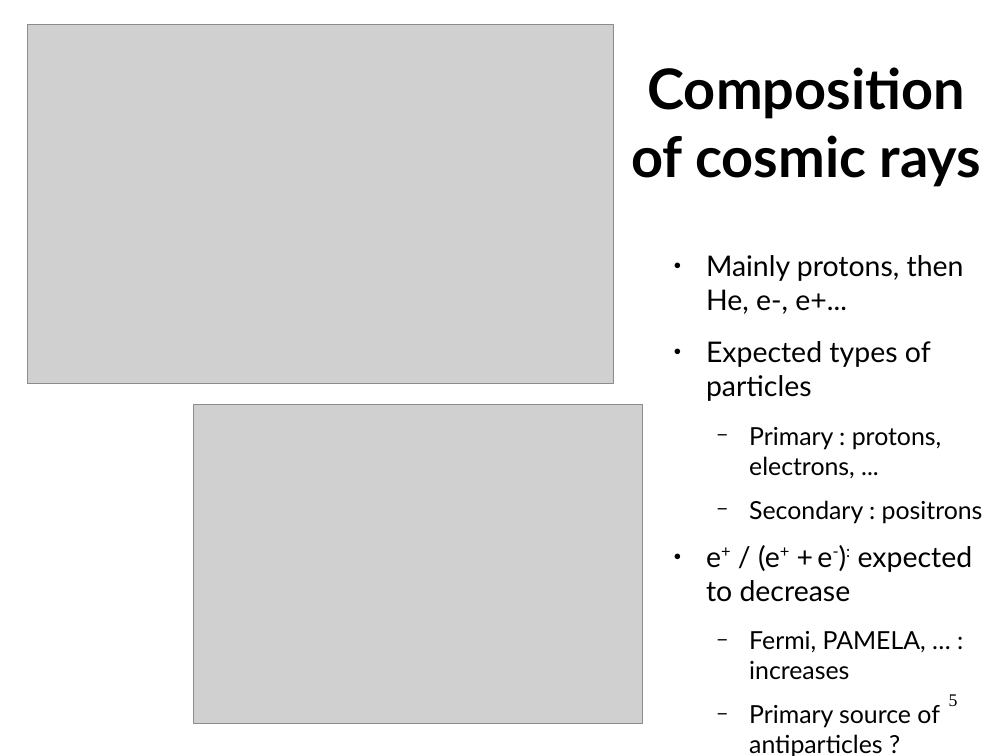
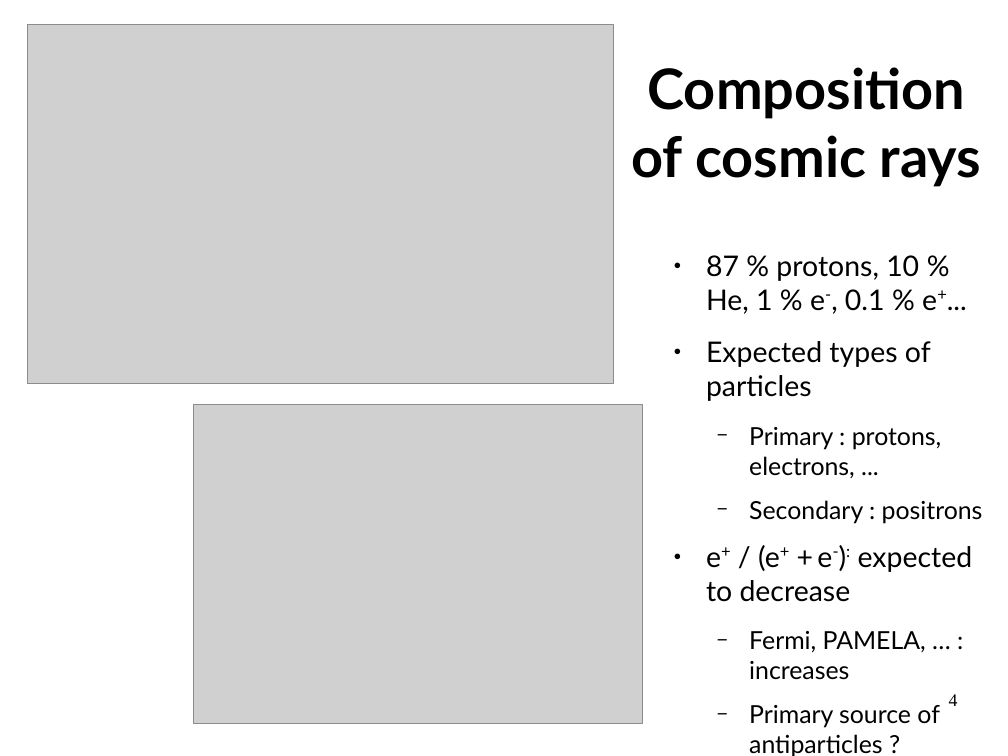
Before and after one commit to LBasara/LBasara.github.io, a slide deck: slide 4 of Defense.odp (slide 5 before the commit). Drawn at 1008x756 pixels with LibreOffice and Linux fonts; fonts in the diff are those of the drawing; grey boxes stand for pictures. Boxes give left, top, right and bottom in pixels: in the first picture for what was removed or moved away, otherwise in the second. Text is boxed around its words. In the diff, an @@ line names an element or a change of style, - is before the commit and + after.

```diff
--- a/Defense.odp
+++ b/Defense.odp
@@ text at bbox=[706, 255, 937, 314]: text changed @@
-● Mainly protons, then He, e-, e+...
+● 87 % protons, 10 % He, 1 % e-, 0.1 % e+...
@@ page number at bbox=[949, 694, 958, 706]: text changed @@
-5
+4
```
Also in this commit, not shown: 14 other slides changed, 4 slides added, 4 slides removed, 43 other files.
